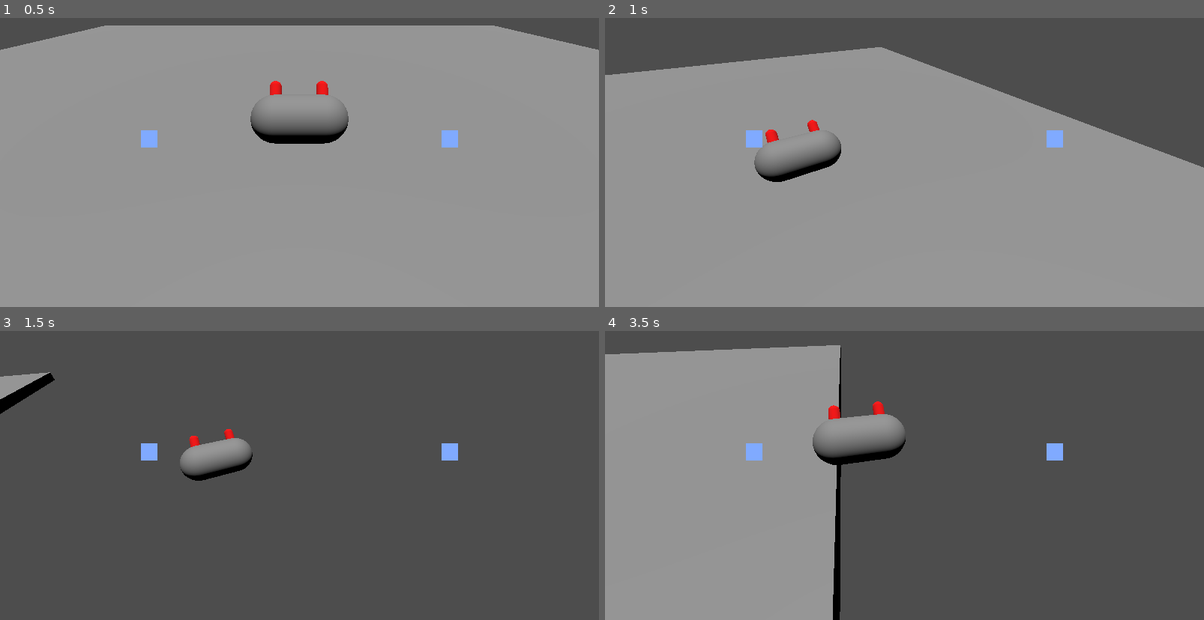
Above: before the commit, frames 1-4 (two rows, left to right).
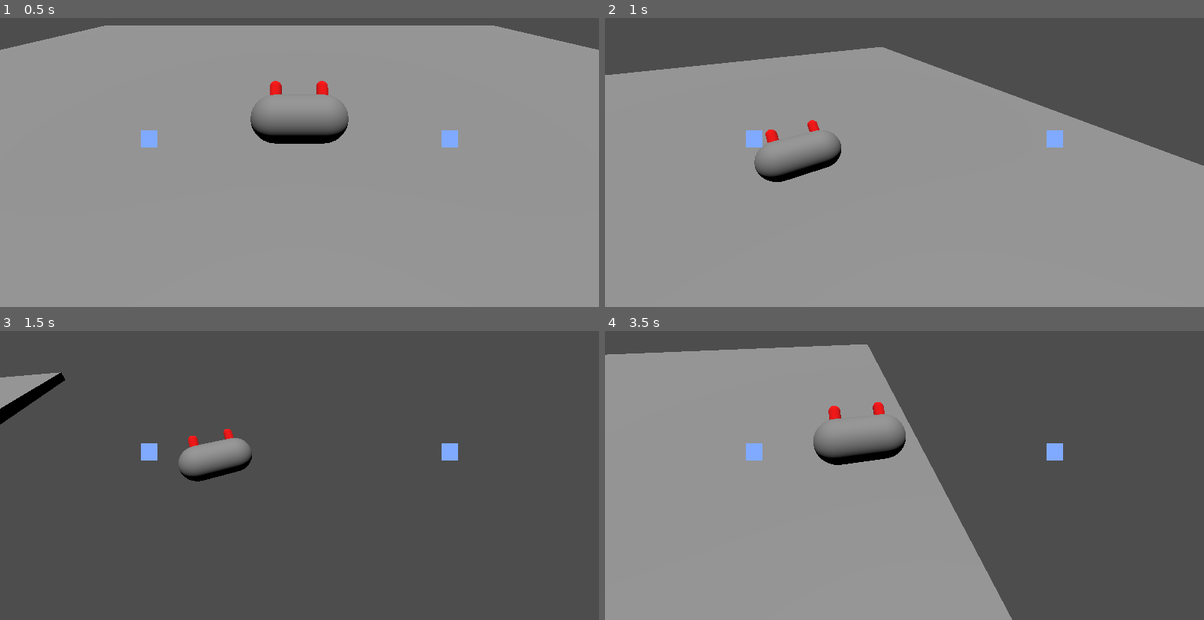
Above: after the commit, the same moments.

Repository: romeshdev/GGJ25
Game: Godot game, scene res://game/RootGame.tscn
Two runs of this game, one before a commit and one after it. Both use one fixed random seed, a clock stepped at 60 frames per second and the inputs below.
Inputs:
- Up to frame 1 (0.5 s): no input
- Up to frame 2 (1 s): tap Enter (ui_accept) at 0.5, 0.77 s; hold D (crab_strafe_right) from 0.53 s (still down)
- Up to frame 3 (1.5 s): release D (crab_strafe_right) at 1.28 s; hold Down (ui_down) from 1.28 s (still down)
- Up to frame 4 (3.5 s): tap Enter (ui_accept) at 1.52, 3.02 s; release Down (ui_down) at 2.03 s; hold D (crab_strafe_right) 2.03-2.78 s; hold Up (ui_up) from 2.78 s (still down)

Frame 1 is identical in both runs. In frame 2, 0.2% of the frame differs, in the area x 46-100%, y 10-52%; in frame 3, 0.7%; in frame 4, 15%, in the area x 0-68%, y 4-100%.

Commit message:
crab can now advance and retreat at a slower speed

Diff:
--- a/claws/AkimboInterfaceBehaviour.gd
+++ b/claws/AkimboInterfaceBehaviour.gd
@@ -5,6 +5,7 @@
 ##############################
 
 const ROTATION_DEAD_ZONE : float = 0.15
+const MOVEMENT_DEAD_ZONE : float = 0.15
 
 
 ##############################
@@ -20,7 +21,7 @@
 ##############################
 
 var rotation_axis : float
-
+var movement_axis : float
 
 ##############################
 # PUBLIC INTERFACE
@@ -46,3 +47,10 @@
 	rotation_axis = rotation_axis*rotation_axis*rotation_axis
 	if abs(rotation_axis) < ROTATION_DEAD_ZONE:
 		rotation_axis = 0
+
+	# Parse advance / retreat
+	var movement_intensity : float = leftClaw.input.y * rightClaw.input.y
+	if movement_intensity >= MOVEMENT_DEAD_ZONE:
+		movement_axis = movement_intensity * sign(leftClaw.input.y)
+	else:
+		movement_axis = 0
--- a/crab/CrabBehaviour.gd
+++ b/crab/CrabBehaviour.gd
@@ -1,7 +1,10 @@
 class_name CrabBehaviour extends CharacterBody3D
 
-const STRAFE_ACCELERATION : float = 20
-const STRAFE_DECELERATION : float = 5
+const ADVANCE_ACCELERATION : float = 0.2
+const RETREAT_ACCELERATION : float = 0.1
+
+const STRAFE_ACCELERATION : float = 1
+const STRAFE_DECELERATION : float = 6
 const STRAFE_DECELERATION_FROM_GROUND_ROTATION : float = 2
 const STRAFE_DECELERATION_FROM_AIR_ROTATION : float = 0.5
 const STRAFE_DECELERATION_FROM_GROUND_FRICTION : float = 10
@@ -20,6 +23,7 @@
 
 var rotation_speed : float = 0.0
 var input_rotation : float = 0.0
+var input_advance : float = 0.0
 var camera_target_lateral : float = 0.5
 
 @export var cameraTarget : Node3D
@@ -75,9 +79,17 @@
 
 	# Handle strafing
 	var input_strafe : float = Input.get_axis("crab_strafe_left", "crab_strafe_right")
-	var direction : Vector3 = (transform.basis * Vector3(input_strafe, 0, 0))
 	if input_strafe:
-		var acceleration = (direction * STRAFE_ACCELERATION * delta).normalized()
+		var direction : Vector3 = (transform.basis * Vector3(input_strafe, 0, 0))
+		var acceleration = (direction * delta).normalized()*STRAFE_ACCELERATION
+		velocity.x = velocity.x + acceleration.x
+		velocity.z = velocity.z + acceleration.z
+
+	# Handle advance / retreat
+	if input_advance:
+		var direction : Vector3 = (transform.basis * Vector3(0, 0, input_advance))
+		var acceleration_amount = ADVANCE_ACCELERATION if input_advance < 0 else RETREAT_ACCELERATION
+		var acceleration = (direction * delta).normalized()*ADVANCE_ACCELERATION
 		velocity.x = velocity.x + acceleration.x
 		velocity.z = velocity.z + acceleration.z
 
@@ -86,18 +98,19 @@
 	camera_target_lateral = lerp(camera_target_lateral, targetInterpolation, delta * HEADCHECK_SPEED)
 	cameraTarget.global_position = cameraTargetStrafeLeft.global_position.lerp(cameraTargetStrafeRight.global_position, camera_target_lateral)
 
-	# Update camera zoom based on strafe / jumpign
+	# Update camera zoom based on strafe / jumping
+	var input_move_amount : float = max(abs(input_strafe), abs(input_advance))
 	if not onFloor:
 		cameraMan.targetZoom = 0
 	else:
-		cameraMan.targetZoom = 1 - abs(input_strafe)
+		cameraMan.targetZoom = 1 - input_move_amount
 
 	# Handle friction
 	var deceleration = STRAFE_DECELERATION * delta
 	var rotation_friction : float = STRAFE_DECELERATION_FROM_GROUND_ROTATION if onFloor else STRAFE_DECELERATION_FROM_AIR_ROTATION
 	deceleration = deceleration * (1 + abs(input_rotation) * rotation_friction)
 	var strafing_friction : float = STRAFE_DECELERATION_FROM_GROUND_FRICTION if onFloor else STRAFE_DECELERATION_FROM_AIR_FRICTION
-	deceleration = deceleration * (1 + (1 - abs(input_strafe)) * strafing_friction)
+	deceleration = deceleration * (1 + (1 - input_move_amount) * strafing_friction)
 	velocity.x = move_toward(velocity.x, 0, deceleration)
 	velocity.z = move_toward(velocity.z, 0, deceleration)
 
--- a/game/GameBehaviour.gd
+++ b/game/GameBehaviour.gd
@@ -9,3 +9,4 @@
 
 func _process(delta):
 	crab.input_rotation = akimbo.rotation_axis
+	crab.input_advance = akimbo.movement_axis
